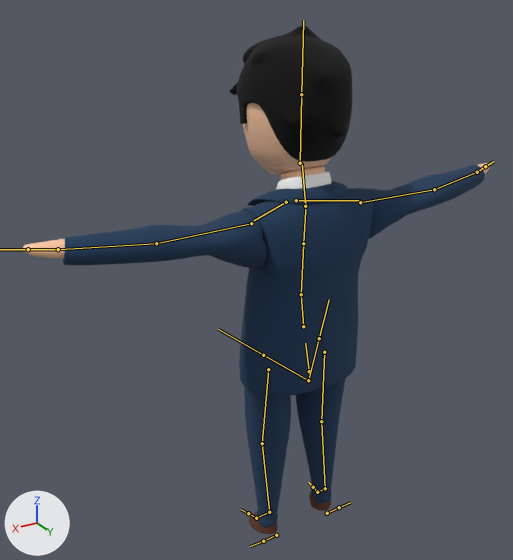
One commit to the FBX model GGJ2021/Assets/Character/character.fbx: the scene before it, then after it.
Rendered twice from a 50 mm camera at (1.179, 1.688, 1.82) aimed at (0.084, -0.136, 0.908). The axes (+X, +Y, +Z) are drawn at lower left. The lights are the same throughout. Both versions are drawn at the pose saved in each file; the numbers are the values there. The bones that bend it are drawn over the model as lines.

Names of what the first picture shows: 'Arms', 'Hair', 'Head', 'Pants', 'Shirt', 'Suit Sleeves', 'Suit Torso'.
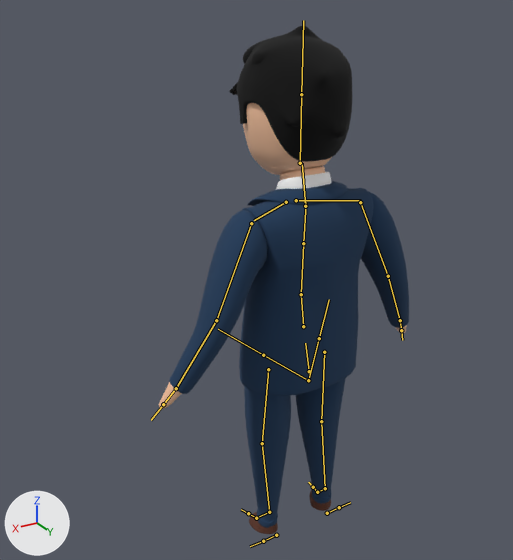
The edits, one by one:
Bone 'upper_arm.L' (bone_upper_arm_l) turns from (5, -6, 64) to (0, 0, 0) degrees about its own x, y and z.
Bone 'upper_arm.R' (bone_upper_arm_r) turns from (5, 6, -64) to (0, 0, 0) degrees about its own x, y and z.

Pixel boxes (x1, y1, x2, y2) of what changed, in the pictures (513 x 560 px):
'Suit Torso', posed
    both: (239, 181, 373, 396)
'Suit Sleeves', posed (43% narrower, 94% taller)
    before: (63, 165, 485, 269)
    after: (169, 191, 409, 394)
'Arms', posed
    before: (23, 163, 489, 259)
    after: (159, 325, 407, 409)
bone 'upper_arm.L', root to tip
    before: (251, 223) to (156, 243)
    after: (251, 223) to (216, 320)
bone 'upper_arm.R', root to tip
    before: (360, 202) to (434, 189)
    after: (360, 202) to (388, 276)
